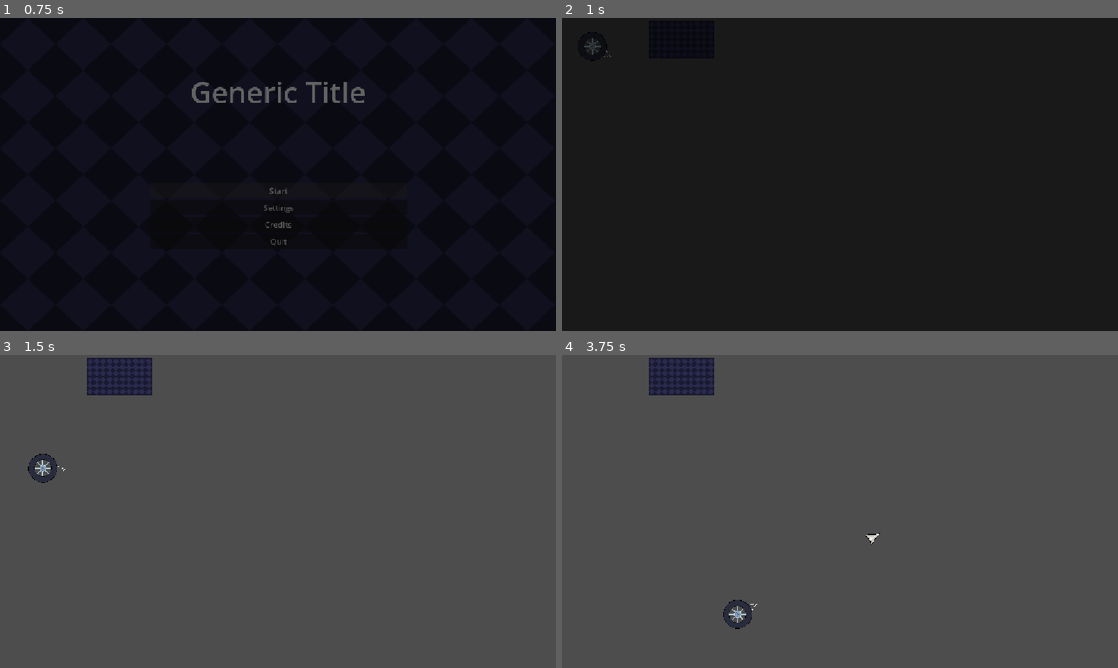
Above: before the commit, frames 1-4 (two rows, left to right).
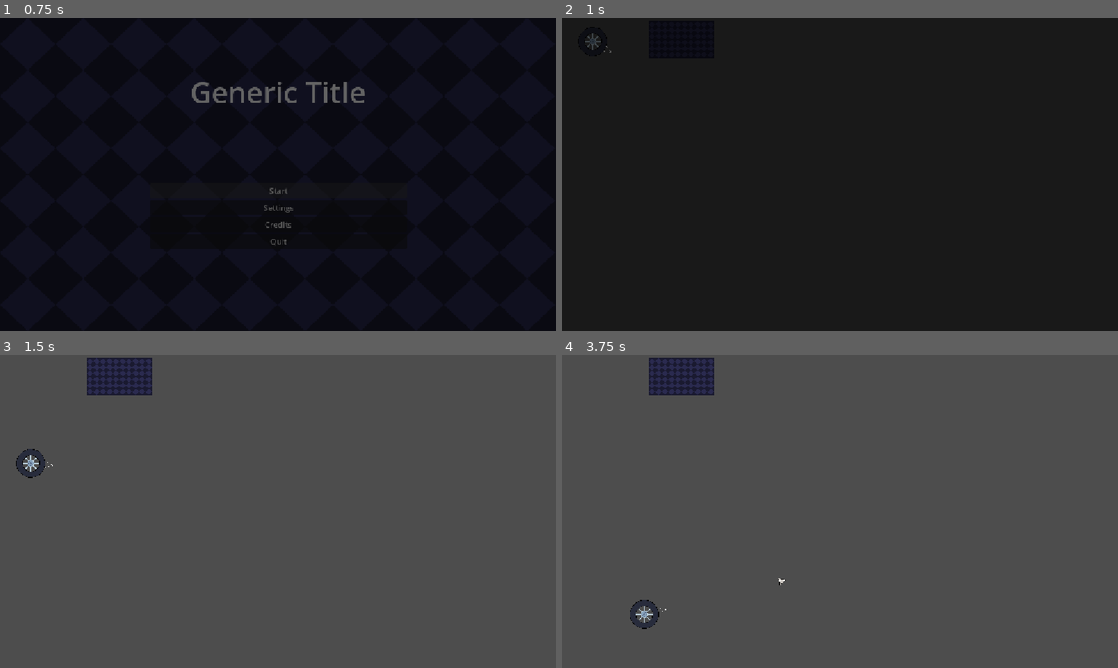
Above: after the commit, the same moments.

Repository: yibist/countDown
Game: Godot game, scene res://scenes/main.tscn
Same seed, same stepped clock (60 frames per second), same inputs: the game is played once before the commit and once after it.
Inputs (mouse positions are in pixels of both pictures, inside the frame that each line leads up to):
- Up to frame 1 (0.75 s): click "Start" at 0.5 s
- Up to frame 2 (1 s): no input
- Up to frame 3 (1.5 s): move the mouse to (400, 495) at 1.27 s; hold D (moveRight) from 1.28 s (still down); hold Space (jump) from 1.28 s (still down)
- Up to frame 4 (3.75 s): move the mouse to (728, 527) at 2.02 s; release Space (jump) at 2.03 s; click (728, 527) at 2.1 s; tap Space (jump) at 2.27, 2.3, 2.57 s; move the mouse to (895, 442) at 2.77 s; release D (moveRight) at 2.78 s; hold A (moveLeft) 2.78-3.53 s; hold Space (jump) 2.78-3.53 s; move the mouse to (812, 574) at 3.52 s; hold D (moveRight) from 3.53 s (still down); click (812, 574) at 3.6 s

Frame 1 is identical in both runs. In frame 2, 0.1% of the frame differs, in the area x 2-9%, y 2-14%; in frame 3, 0.5%; in frame 4, 0.7%, in the area x 12-58%, y 56-88%.

Commit message:
adds graple swing logic

Diff:
--- a/level1.tscn
+++ b/level1.tscn
@@ -18,7 +18,7 @@
 shape = SubResource("WorldBoundaryShape2D_5jg4h")
 
 [node name="Player" parent="." unique_id=1029642626 instance=ExtResource("1_jwv3a")]
-position = Vector2(63, 52)
+position = Vector2(64, 43)
 
 [node name="StaticBody2D" type="StaticBody2D" parent="." unique_id=738723874]
 collision_layer = 3
--- a/scenes/grapleHead.tscn
+++ /dev/null
@@ -1,13 +0,0 @@
-[gd_scene format=3 uid="uid://cc74dyp6kaknt"]
-
-[ext_resource type="Texture2D" uid="uid://bd42rpui55hmq" path="res://assets/arrowHead.png" id="1_wastm"]
-[ext_resource type="Script" uid="uid://b0mnsy1biixr" path="res://scripts/graple_head.gd" id="2_1sb28"]
-
-[node name="GrapleHead" type="CharacterBody2D" unique_id=285944462]
-script = ExtResource("2_1sb28")
-
-[node name="CollisionPolygon2D" type="CollisionPolygon2D" parent="." unique_id=1229617778]
-polygon = PackedVector2Array(0, -15, 8, 12, -8, 12)
-
-[node name="Sprite2D" type="Sprite2D" parent="." unique_id=358909058]
-texture = ExtResource("1_wastm")
--- /dev/null
+++ b/scenes/graple_head.tscn
@@ -0,0 +1,14 @@
+[gd_scene format=3 uid="uid://c23kslkfpouqr"]
+
+[ext_resource type="Script" uid="uid://b0mnsy1biixr" path="res://scripts/graple_head.gd" id="1_1dgco"]
+[ext_resource type="Texture2D" uid="uid://bd42rpui55hmq" path="res://assets/arrowHead.png" id="2_ryalu"]
+
+[node name="GrapleHead" type="CharacterBody2D" unique_id=285944462]
+script = ExtResource("1_1dgco")
+
+[node name="CollisionPolygon2D" type="CollisionPolygon2D" parent="." unique_id=1229617778]
+polygon = PackedVector2Array(0, -4, 2, 3, -2, 3)
+
+[node name="Sprite2D" type="Sprite2D" parent="." unique_id=358909058]
+scale = Vector2(0.28125, 0.28125)
+texture = ExtResource("2_ryalu")
--- a/scenes/player.tscn
+++ b/scenes/player.tscn
@@ -4,7 +4,7 @@
 [ext_resource type="Texture2D" uid="uid://br638wqt42lhb" path="res://assets/Wheel.png" id="2_i3pqv"]
 [ext_resource type="Script" uid="uid://dq5xeiagiaii6" path="res://scripts/graple.gd" id="3_fvtld"]
 [ext_resource type="Texture2D" uid="uid://ccci3k74ftous" path="res://assets/arrowDirection.png" id="3_s4jxa"]
-[ext_resource type="PackedScene" uid="uid://cc74dyp6kaknt" path="res://scenes/grapleHead.tscn" id="4_ct4mp"]
+[ext_resource type="PackedScene" uid="uid://c23kslkfpouqr" path="res://scenes/graple_head.tscn" id="5_qlg0r"]
 
 [sub_resource type="CircleShape2D" id="CircleShape2D_5jg4h"]
 radius = 30.0
@@ -59,8 +59,9 @@
 "speed": 5.0
 }]
 
-[node name="Player" type="CharacterBody2D" unique_id=1029642626]
+[node name="Player" type="CharacterBody2D" unique_id=1029642626 node_paths=PackedStringArray("grapleHead")]
 script = ExtResource("1_onrkg")
+grapleHead = NodePath("GrapleComponent/GrapleHead")
 
 [node name="CollisionShape2D" type="CollisionShape2D" parent="." unique_id=132594744]
 shape = SubResource("CircleShape2D_5jg4h")
@@ -77,4 +78,7 @@
 script = ExtResource("3_fvtld")
 grapleHead = NodePath("GrapleHead")
 
-[node name="GrapleHead" parent="GrapleComponent" unique_id=1909178509 instance=ExtResource("4_ct4mp")]
+[node name="GrapleHead" parent="GrapleComponent" unique_id=285944462 node_paths=PackedStringArray("player") instance=ExtResource("5_qlg0r")]
+position = Vector2(0, 2)
+scale = Vector2(2.2831051, 2)
+player = NodePath("../..")
--- a/scripts/graple_head.gd
+++ b/scripts/graple_head.gd
@@ -1,9 +1,11 @@
 extends CharacterBody2D
 
+@export var player: CharacterBody2D
 @export var speed: float = 2000.0
 var move_direction: Vector2
 var hit: bool = false
 var rope: PinJoint2D;
+var ropeLength: float;
 
 func _ready() -> void:
 	top_level = true;
@@ -30,9 +32,5 @@
 		var collision = move_and_collide(move_direction * speed * delta)
 		if collision:
 			hit = true
+			ropeLength = global_position.distance_to(player.global_position)
 			global_position += move_direction * 10
-			print("Hit wall at: ", collision.get_position())
-			print("Wall normal: ", collision.get_normal())
-
-func wallHit(wall: Node2D) -> void:
-	hit = true;
--- a/scripts/player.gd
+++ b/scripts/player.gd
@@ -1,6 +1,6 @@
 extends CharacterBody2D
 
-
+@export var grapleHead: CharacterBody2D
 const SPEED = 300.0
 const JUMP_VELOCITY = -400.0
 const ACCELERATION = 20.0
@@ -16,12 +16,28 @@
 
 
 	var direction := Input.get_axis("moveLeft", "moveRight")
-	if direction && abs(velocity.x) <= SPEED:
+	if direction and is_on_floor():
 		velocity.x = move_toward(velocity.x, direction * SPEED, ACCELERATION)
 
-	elif is_on_floor() and not Input.is_action_pressed("jump"):
+	elif is_on_floor():
 		velocity.x = move_toward(velocity.x, 0, FRICTION)
 
 
 
 	move_and_slide()
+	if grapleHead.hit:
+		var hook_point = grapleHead.global_position
+		var max_length = grapleHead.ropeLength
+
+		var to_player = global_position - hook_point
+		var distance = to_player.length()
+
+		if distance > max_length:
+			var direction_to_hook = to_player.normalized()
+
+			var radial_velocity = direction_to_hook * velocity.dot(direction_to_hook)
+			var tangential_velocity = velocity - radial_velocity
+
+			velocity = tangential_velocity
+
+			global_position = hook_point + direction_to_hook * max_length
